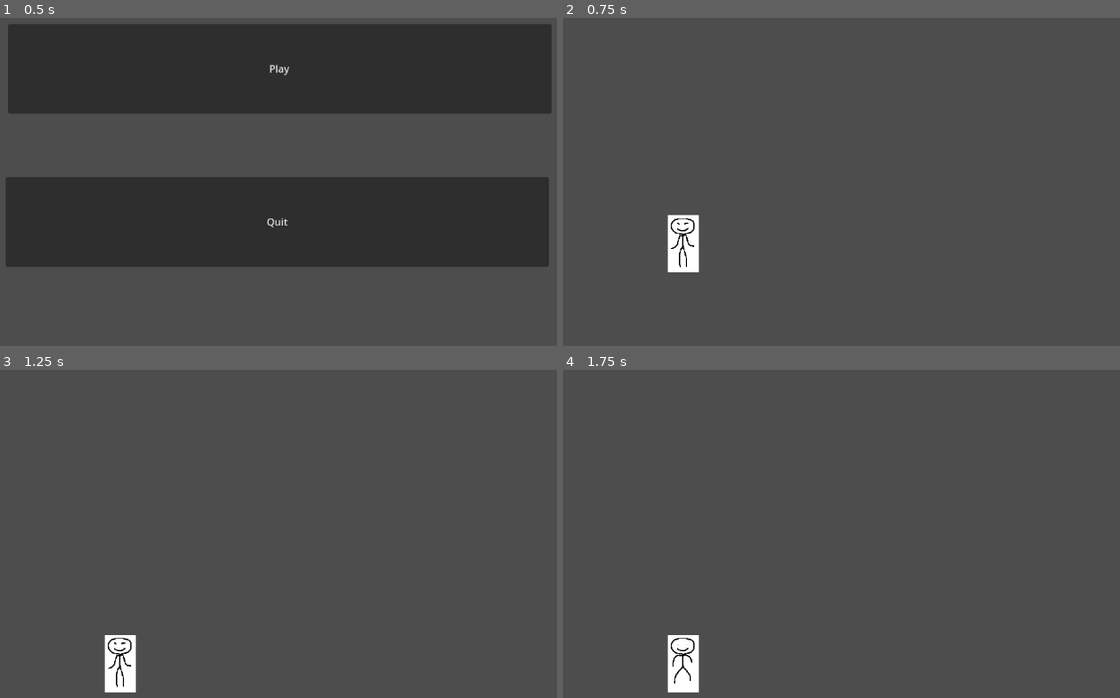
Above: before the commit, frames 1-4 (two rows, left to right).
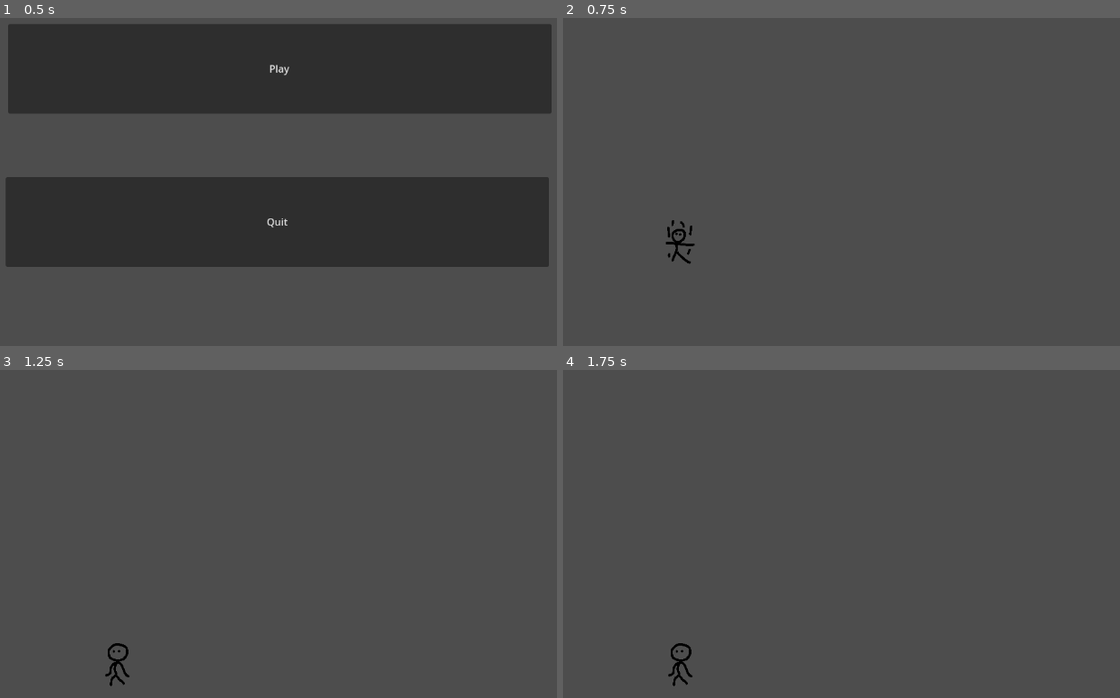
Above: after the commit, the same moments.

Repository: MuchMarts/EntertainMe
Game: Godot game, scene res://main.tscn
Same seed, same stepped clock (60 frames per second), same inputs: the game is played once before the commit and once after it.
Inputs:
- Up to frame 1 (0.5 s): no input
- Up to frame 2 (0.75 s): click "Play" at 0.5 s
- Up to frame 3 (1.25 s): no input
- Up to frame 4 (1.75 s): tap Enter (ui_accept) at 1.25, 1.52 s; hold Right (ui_right) from 1.28 s (still down); tap K (heavy_attack) at 1.35 s; tap J (light_attack) at 1.55 s

Frame 1 is identical in both runs. In frame 2, 1.0% of the frame differs, in the area x 18-25%, y 60-78%; in frame 3, 1.0%; in frame 4, 1.0%.

Commit message:
Updated Player

Diff:
--- /dev/null
+++ b/Enemy.gd
@@ -0,0 +1,30 @@
+extends CharacterBody2D
+
+
+const SPEED = 300.0
+const JUMP_VELOCITY = -400.0
+
+# Get the gravity from the project settings to be synced with RigidBody nodes.
+var gravity = ProjectSettings.get_setting("physics/2d/default_gravity")
+
+
+func _physics_process(delta):
+	# Add the gravity.
+	if not is_on_floor():
+		velocity.y += gravity * delta
+
+	# Handle jump.
+	if Input.is_action_just_pressed("ui_accept") and is_on_floor():
+		velocity.y = JUMP_VELOCITY
+
+	# Get the input direction and handle the movement/deceleration.
+	# As good practice, you should replace UI actions with custom gameplay actions.
+	var direction = Input.get_axis("ui_left", "ui_right")
+	if direction:
+		velocity.x = direction * SPEED
+	else:
+		velocity.x = move_toward(velocity.x, 0, SPEED)
+
+	move_and_slide()
+func Enemy():
+	pass
--- a/Enemy.tscn
+++ b/Enemy.tscn
@@ -1,3 +1,25 @@
-[gd_scene format=3 uid="uid://ckwbcwvg27pe6"]
+[gd_scene load_steps=5 format=3 uid="uid://ckwbcwvg27pe6"]
+
+[ext_resource type="Texture2D" uid="uid://bqt7pk62ylr76" path="res://Assets/Player/Player2.png" id="1_5gd8j"]
+[ext_resource type="Script" path="res://Enemy.gd" id="1_rrsaa"]
+
+[sub_resource type="RectangleShape2D" id="RectangleShape2D_0lg36"]
+
+[sub_resource type="CircleShape2D" id="CircleShape2D_w7n7f"]
+radius = 19.0
 
 [node name="Enemy" type="CharacterBody2D"]
+script = ExtResource("1_rrsaa")
+
+[node name="CollisionShape2D" type="CollisionShape2D" parent="."]
+shape = SubResource("RectangleShape2D_0lg36")
+
+[node name="Player2" type="Sprite2D" parent="."]
+position = Vector2(-5.96046e-08, -2.84217e-14)
+scale = Vector2(0.223214, 0.118421)
+texture = ExtResource("1_5gd8j")
+
+[node name="enemy_hitbox" type="Area2D" parent="."]
+
+[node name="CollisionShape2D" type="CollisionShape2D" parent="enemy_hitbox"]
+shape = SubResource("CircleShape2D_w7n7f")
--- a/Player.gd
+++ b/Player.gd
@@ -1,5 +1,6 @@
 extends CharacterBody2D
 
+const HEALTH = 100
 
 const SPEED = 300.0
 const JUMP_VELOCITY = -400.0
@@ -9,17 +10,21 @@
 var gravity = ProjectSettings.get_setting("physics/2d/default_gravity")
 @onready var player = get_node(".")
 @onready var is_crouch = 0
-@onready var flag = 0
 @onready var anim = get_node("AnimationPlayer")
 
 func _physics_process(delta):
+
 	# Add the gravity.
 	if not is_on_floor():
 		velocity.y += gravity * delta
 
+	if velocity.y > 0:
+		anim.play("Fall")
+
 	# Handle jump.
 	if Input.is_action_just_pressed("up") and is_on_floor():
 		velocity.y = JUMP_VELOCITY
+		anim.play("Jump")
 
 	# Get the input direction and handle the movement/deceleration.
 	# As good practice, you should replace UI actions with custom gameplay actions.
@@ -28,8 +33,15 @@
 	var right = Input.is_action_pressed("right")
 	var down = Input.is_action_pressed("down")
 
+	if Input.is_action_just_pressed("light_attack"):
+		anim.play("Light_Attack")
+
+	if Input.is_action_just_pressed("heavy_attack"):
+		anim.play("Heavy_Attack")
+
 	var direction = 0
-	# set previos button
+
+	# Nullify previous input so player cant stop if left and right are pressed at the same time
 	if left != false && right == false:
 		PREV = -1
 		direction = -1
@@ -43,34 +55,24 @@
 		elif PREV == -1:
 			direction = 1
 
-
-	print(direction)
-	print(PREV)
 	if direction == -1:
 		get_node("AnimatedSprite2D").flip_h = true
 	elif direction == 1:
 		get_node("AnimatedSprite2D").flip_h = false
 
+	# Goofy AF crouch
 	var speed = SPEED
 	if down:
-		if !is_crouch:
-			player.scale /= 2
-			is_crouch = 1
+		anim.play("Crouch")
 		speed *= CROUCH_MODIFIER
-
-	else:
-		if is_crouch:
-			player.scale *= 2
-			is_crouch = 0
-		speed = SPEED
 
 	if direction:
 		velocity.x = direction * speed
-		if velocity.y == 0:
+		if velocity.y == 0 && !down:
 			anim.play("Run")
 	else:
 		velocity.x = move_toward(velocity.x, 0, SPEED)
-		if velocity.y == 0:
+		if velocity.y == 0 && !down:
 			anim.play("Idle")
 
 	move_and_slide()
--- a/Player.tscn
+++ b/Player.tscn
@@ -1,17 +1,24 @@
-[gd_scene load_steps=12 format=3 uid="uid://bowm640hcb2g5"]
+[gd_scene load_steps=24 format=3 uid="uid://bowm640hcb2g5"]
 
 [ext_resource type="Script" path="res://Player.gd" id="1_jgq1r"]
-[ext_resource type="Texture2D" uid="uid://bqt7pk62ylr76" path="res://Assets/Player/Player2.png" id="1_lc8or"]
-[ext_resource type="Texture2D" uid="uid://cjhqy5sahtrxr" path="res://Assets/Player/Player.png" id="2_63mpu"]
-[ext_resource type="Texture2D" uid="uid://dud2uvwy58a8l" path="res://Assets/Player/run1.png" id="3_1dcqq"]
-[ext_resource type="Texture2D" uid="uid://bvu8xppu63fht" path="res://Assets/Player/run2.png" id="4_wn4vg"]
+[ext_resource type="Texture2D" uid="uid://eir6iysegpwp" path="res://Assets/Player/crouch1.png" id="2_nsae7"]
+[ext_resource type="Texture2D" uid="uid://b1fye5b2am86x" path="res://Assets/Player/fall1.png" id="3_o7bkw"]
+[ext_resource type="Texture2D" uid="uid://dm45g8c4sg5uy" path="res://Assets/Player/heavy_attack1.png" id="4_5k8oq"]
+[ext_resource type="Texture2D" uid="uid://dqnlfk756v2rv" path="res://Assets/Player/run11.png" id="4_dx0ar"]
+[ext_resource type="Texture2D" uid="uid://bkfw7honwld5f" path="res://Assets/Player/run12.png" id="5_ad8gl"]
+[ext_resource type="Texture2D" uid="uid://cx81atll1ufg2" path="res://Assets/Player/heavy_attack2.png" id="5_j5y3v"]
+[ext_resource type="Texture2D" uid="uid://chk1wrnec18eu" path="res://Assets/Player/Idle1.png" id="6_pvr7s"]
+[ext_resource type="Texture2D" uid="uid://b7n5xu7merkgv" path="res://Assets/Player/Idle2.png" id="7_0uvmn"]
+[ext_resource type="Texture2D" uid="uid://doyinoejkfwpe" path="res://Assets/Player/Idle3.png" id="8_ync6h"]
+[ext_resource type="Texture2D" uid="uid://d3hjp85c436a2" path="res://Assets/Player/jump1.png" id="9_6jaf6"]
+[ext_resource type="Texture2D" uid="uid://dorabd5ejqp5p" path="res://Assets/Player/light_attack.png" id="10_kgdx7"]
 
 [sub_resource type="RectangleShape2D" id="RectangleShape2D_f8lyc"]
 size = Vector2(7, 11.5)
 
 [sub_resource type="Animation" id="Animation_ogeo6"]
 resource_name = "Idle"
-length = 0.4
+length = 0.3
 loop_mode = 1
 tracks/0/type = "value"
 tracks/0/imported = false
@@ -32,10 +39,10 @@
 tracks/1/interp = 1
 tracks/1/loop_wrap = true
 tracks/1/keys = {
-"times": PackedFloat32Array(0, 0.2),
-"transitions": PackedFloat32Array(1, 1),
-"update": 1,
-"values": [0, 1]
+"times": PackedFloat32Array(0, 0.1, 0.2),
+"transitions": PackedFloat32Array(1, 1, 1),
+"update": 1,
+"values": [0, 1, 2]
 }
 
 [sub_resource type="Animation" id="Animation_6psy1"]
@@ -95,9 +102,157 @@
 "values": [0, 1]
 }
 
+[sub_resource type="Animation" id="Animation_ht0ol"]
+resource_name = "Crouch"
+length = 0.2
+loop_mode = 1
+tracks/0/type = "value"
+tracks/0/imported = false
+tracks/0/enabled = true
+tracks/0/path = NodePath("AnimatedSprite2D:animation")
+tracks/0/interp = 1
+tracks/0/loop_wrap = true
+tracks/0/keys = {
+"times": PackedFloat32Array(0),
+"transitions": PackedFloat32Array(1),
+"update": 1,
+"values": [&"Crouch"]
+}
+tracks/1/type = "value"
+tracks/1/imported = false
+tracks/1/enabled = true
+tracks/1/path = NodePath("AnimatedSprite2D:frame")
+tracks/1/interp = 1
+tracks/1/loop_wrap = true
+tracks/1/keys = {
+"times": PackedFloat32Array(0),
+"transitions": PackedFloat32Array(1),
+"update": 1,
+"values": [0]
+}
+
+[sub_resource type="Animation" id="Animation_xo8im"]
+resource_name = "Fall"
+length = 0.2
+loop_mode = 1
+tracks/0/type = "value"
+tracks/0/imported = false
+tracks/0/enabled = true
+tracks/0/path = NodePath("AnimatedSprite2D:animation")
+tracks/0/interp = 1
+tracks/0/loop_wrap = true
+tracks/0/keys = {
+"times": PackedFloat32Array(0.1),
+"transitions": PackedFloat32Array(1),
+"update": 1,
+"values": [&"Fall"]
+}
+tracks/1/type = "value"
+tracks/1/imported = false
+tracks/1/enabled = true
+tracks/1/path = NodePath("AnimatedSprite2D:frame")
+tracks/1/interp = 1
+tracks/1/loop_wrap = true
+tracks/1/keys = {
+"times": PackedFloat32Array(0.1),
+"transitions": PackedFloat32Array(1),
+"update": 1,
+"values": [0]
+}
+
+[sub_resource type="Animation" id="Animation_7w1ln"]
+resource_name = "Jump"
+length = 0.15
+loop_mode = 1
+tracks/0/type = "value"
+tracks/0/imported = false
+tracks/0/enabled = true
+tracks/0/path = NodePath("AnimatedSprite2D:animation")
+tracks/0/interp = 1
+tracks/0/loop_wrap = true
+tracks/0/keys = {
+"times": PackedFloat32Array(0),
+"transitions": PackedFloat32Array(1),
+"update": 1,
+"values": [&"Jump"]
+}
+tracks/1/type = "value"
+tracks/1/imported = false
+tracks/1/enabled = true
+tracks/1/path = NodePath("AnimatedSprite2D:frame")
+tracks/1/interp = 1
+tracks/1/loop_wrap = true
+tracks/1/keys = {
+"times": PackedFloat32Array(0),
+"transitions": PackedFloat32Array(1),
+"update": 1,
+"values": [0]
+}
+
+[sub_resource type="Animation" id="Animation_ar6gm"]
+resource_name = "Heavy_Attack"
+length = 0.2
+tracks/0/type = "value"
+tracks/0/imported = false
+tracks/0/enabled = true
+tracks/0/path = NodePath("AnimatedSprite2D:animation")
+tracks/0/interp = 1
+tracks/0/loop_wrap = true
+tracks/0/keys = {
+"times": PackedFloat32Array(0),
+"transitions": PackedFloat32Array(1),
+"update": 1,
+"values": [&"HeavyAttack"]
+}
+tracks/1/type = "value"
+tracks/1/imported = false
+tracks/1/enabled = true
+tracks/1/path = NodePath("AnimatedSprite2D:frame")
+tracks/1/interp = 1
+tracks/1/loop_wrap = true
+tracks/1/keys = {
+"times": PackedFloat32Array(0, 0.1),
+"transitions": PackedFloat32Array(1, 1),
+"update": 1,
+"values": [0, 1]
+}
+
+[sub_resource type="Animation" id="Animation_iyi7s"]
+resource_name = "Light_Attack"
+length = 0.1
+tracks/0/type = "value"
+tracks/0/imported = false
+tracks/0/enabled = true
+tracks/0/path = NodePath("AnimatedSprite2D:animation")
+tracks/0/interp = 1
+tracks/0/loop_wrap = true
+tracks/0/keys = {
+"times": PackedFloat32Array(0),
+"transitions": PackedFloat32Array(1),
+"update": 1,
+"values": [&"LightAttack"]
+}
+tracks/1/type = "value"
+tracks/1/imported = false
+tracks/1/enabled = true
+tracks/1/path = NodePath("AnimatedSprite2D:frame")
+tracks/1/interp = 1
+tracks/1/loop_wrap = true
+tracks/1/keys = {
+"times": PackedFloat32Array(0),
+"transitions": PackedFloat32Array(1),
+"update": 1,
+"values": [0]
+}
+
 [sub_resource type="AnimationLibrary" id="AnimationLibrary_62wg6"]
 _data = {
+"Crouch": SubResource("Animation_ht0ol"),
+"Fall": SubResource("Animation_xo8im"),
+"Heavy_Attack": SubResource("Animation_ar6gm"),
 "Idle": SubResource("Animation_ogeo6"),
+"Jump": SubResource("Animation_7w1ln"),
+"Light_Attack": SubResource("Animation_iyi7s"),
 "RESET": SubResource("Animation_6psy1"),
 "Run": SubResource("Animation_t77rf")
 }
@@ -106,10 +261,40 @@
 animations = [{
 "frames": [{
 "duration": 1.0,
-"texture": ExtResource("1_lc8or")
-}, {
-"duration": 1.0,
-"texture": ExtResource("2_63mpu")
+"texture": ExtResource("2_nsae7")
+}],
+"loop": true,
+"name": &"Crouch",
+"speed": 5.0
+}, {
+"frames": [{
+"duration": 1.0,
+"texture": ExtResource("3_o7bkw")
+}],
+"loop": true,
+"name": &"Fall",
+"speed": 5.0
+}, {
+"frames": [{
+"duration": 1.0,
+"texture": ExtResource("4_5k8oq")
+}, {
+"duration": 1.0,
+"texture": ExtResource("5_j5y3v")
+}],
+"loop": true,
+"name": &"HeavyAttack",
+"speed": 5.0
+}, {
+"frames": [{
+"duration": 1.0,
+"texture": ExtResource("6_pvr7s")
+}, {
+"duration": 1.0,
+"texture": ExtResource("7_0uvmn")
+}, {
+"duration": 1.0,
+"texture": ExtResource("8_ync6h")
 }],
 "loop": true,
 "name": &"Idle",
@@ -117,10 +302,26 @@
 }, {
 "frames": [{
 "duration": 1.0,
-"texture": ExtResource("3_1dcqq")
-}, {
-"duration": 1.0,
-"texture": ExtResource("4_wn4vg")
+"texture": ExtResource("9_6jaf6")
+}],
+"loop": true,
+"name": &"Jump",
+"speed": 5.0
+}, {
+"frames": [{
+"duration": 1.0,
+"texture": ExtResource("10_kgdx7")
+}],
+"loop": true,
+"name": &"LightAttack",
+"speed": 5.0
+}, {
+"frames": [{
+"duration": 1.0,
+"texture": ExtResource("4_dx0ar")
+}, {
+"duration": 1.0,
+"texture": ExtResource("5_ad8gl")
 }],
 "loop": true,
 "name": &"Run",
@@ -140,7 +341,7 @@
 }
 
 [node name="AnimatedSprite2D" type="AnimatedSprite2D" parent="."]
-position = Vector2(-0.5, -0.25)
-scale = Vector2(0.075, 0.075)
+position = Vector2(-0.515, -2.98023e-08)
+scale = Vector2(0.00872208, 0.00989739)
 sprite_frames = SubResource("SpriteFrames_88ilu")
 animation = &"Idle"
Binary file added: Assets/Player/Idle1.png
Not shown, changed: Assets/Player/Idle1.png.import
Binary file added: Assets/Player/Idle2.png
Not shown, added: Assets/Player/Idle2.png.import
Binary file added: Assets/Player/Idle3.png
Not shown, added: Assets/Player/Idle3.png.import
Binary file removed: Assets/Player/Player.png
Binary file removed: Assets/Player/Player2.png
Binary file added: Assets/Player/crouch1.png
Not shown, changed: Assets/Player/crouch1.png.import
Binary file added: Assets/Player/fall1.png
Not shown, added: Assets/Player/fall1.png.import
(and 14 more such lines)
